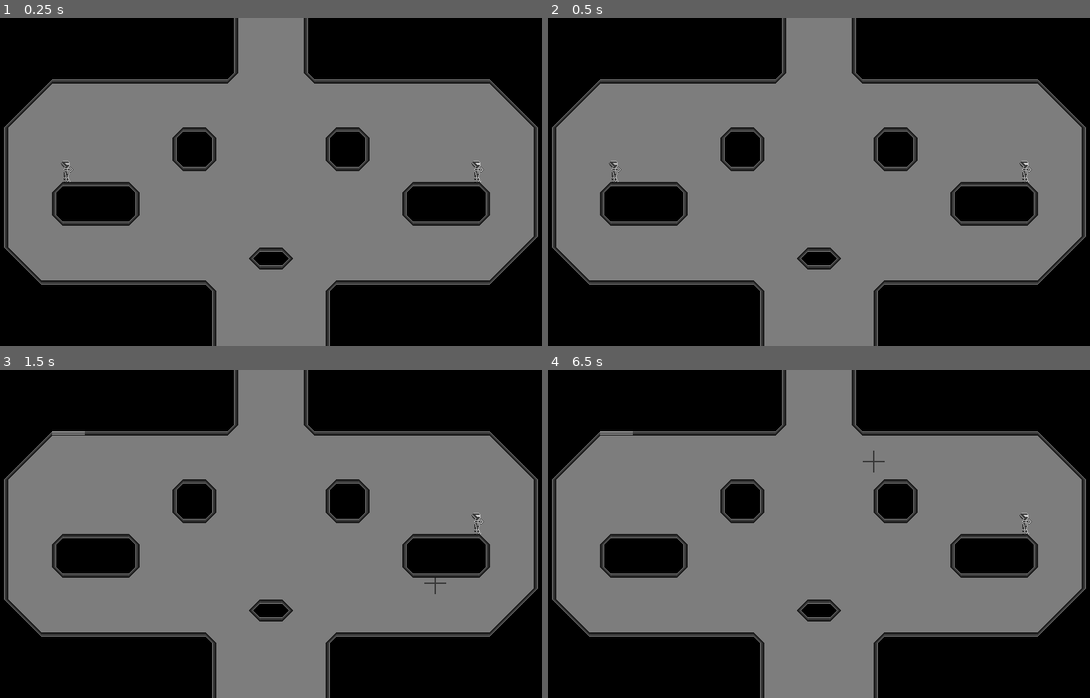
Above: before the commit, frames 1-4 (two rows, left to right).
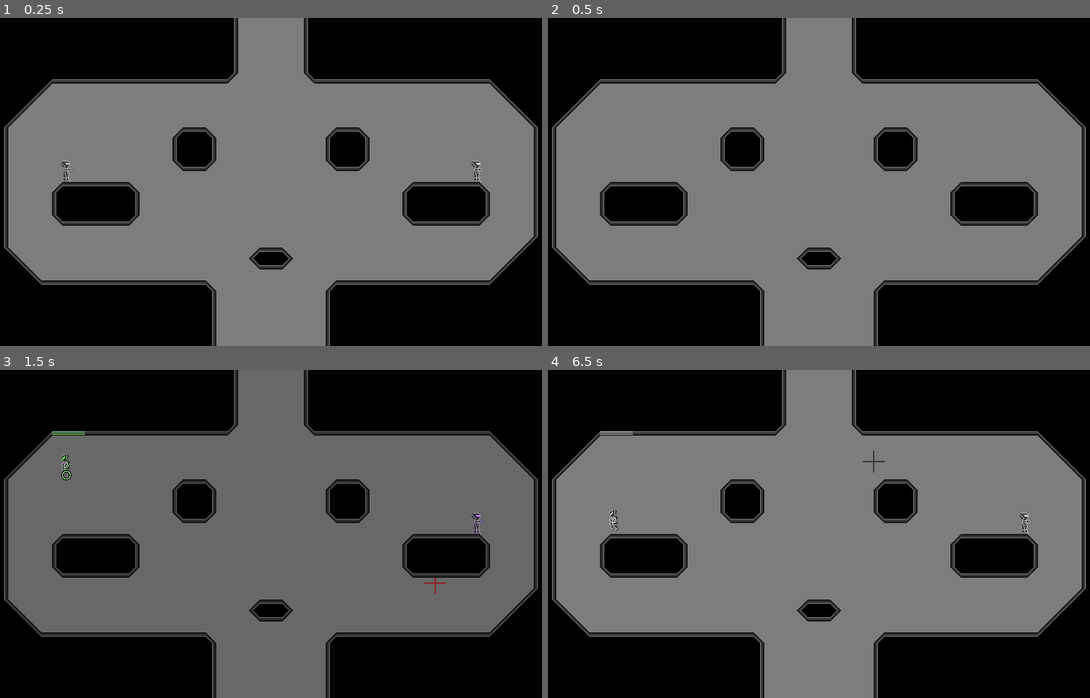
Above: after the commit, the same moments.

Repository: emmawithanE/Frisbee
Game: Godot game, scene res://scenes/World.tscn
Same seed, same stepped clock (60 frames per second), same inputs: the game is played once before the commit and once after it.
Inputs (mouse positions are in pixels of both pictures, inside the frame that each line leads up to):
- Up to frame 1 (0.25 s): no input
- Up to frame 2 (0.5 s): no input
- Up to frame 3 (1.5 s): move the mouse to (243, 599) at 0.52 s; hold Up (ui_up) from 0.53 s (still down); click (243, 599) at 0.6 s; tap Space (jump) at 0.77 s; tap Enter at 1.25 s; move the mouse to (433, 583) at 1.27 s; tap R (dash) at 1.35 s
- Up to frame 4 (6.5 s): tap Space (jump) at 1.52, 2, 3.02, 3.5, 3.77, 4.52, 5, 6.02 s; move the mouse to (656, 484) at 2.02 s; release Up (ui_up) at 2.03 s; hold Left (ui_left) 2.03-3.53 s; click (656, 484) at 2.1 s; tap Enter at 2.75, 4.25 s; move the mouse to (846, 534) at 2.77 s; tap R (dash) at 2.85, 4.35, 5.85 s; move the mouse to (737, 452) at 3.52 s; hold Down (ui_down) 3.53-4.28 s; click (737, 452) at 3.6 s; move the mouse to (938, 517) at 4.27 s; hold Right (ui_right) 4.28-5.03 s; move the mouse to (710, 550) at 5.02 s; hold Up (ui_up) 5.03-5.78 s; click (710, 550) at 5.1 s; move the mouse to (873, 461) at 5.77 s; hold Right (ui_right) from 5.78 s (still down)

Frame 1 is identical in both runs. In frame 2, 0.2% of the frame differs, in the area x 11-90%, y 43-50%; in frame 3, 1.0%, in the area x 0-100%, y 0-100%; in frame 4, less than 0.1%.

Commit message:
players spawn in flicker state

Diff:
--- a/scenes/Player.gd
+++ b/scenes/Player.gd
@@ -53,6 +53,7 @@
 # Called when the node enters the scene tree for the first time.
 func _ready():
 	respawn_pos = global_position
+	respawn()
 	Signals.connect("disk_kill", self, "refresh_disk")
 	Signals.connect("win", self, "game_ended")
 	if colour != 1:
